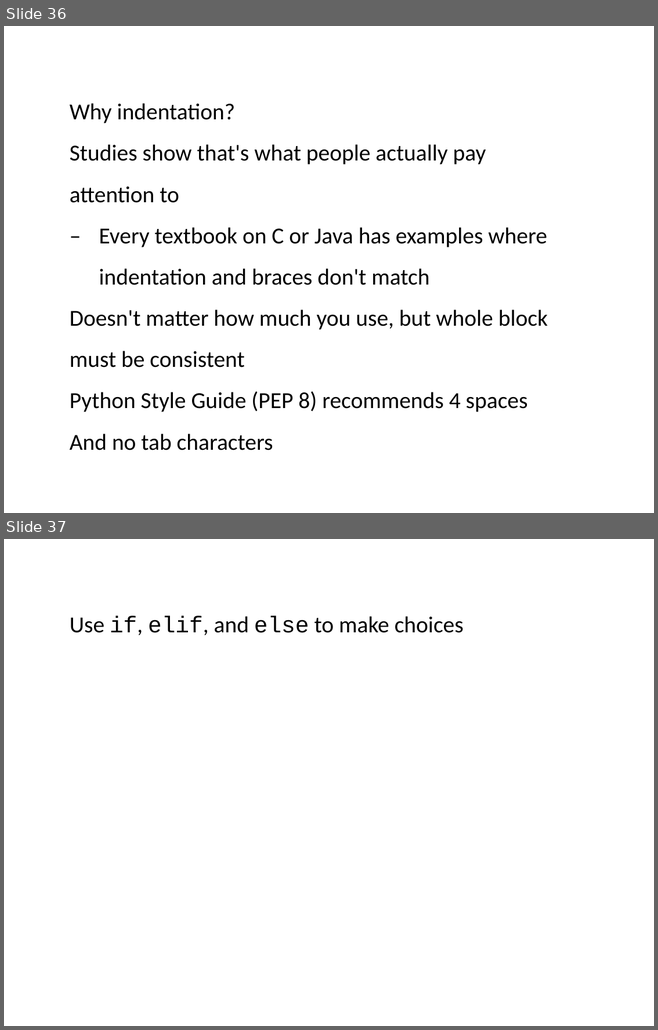
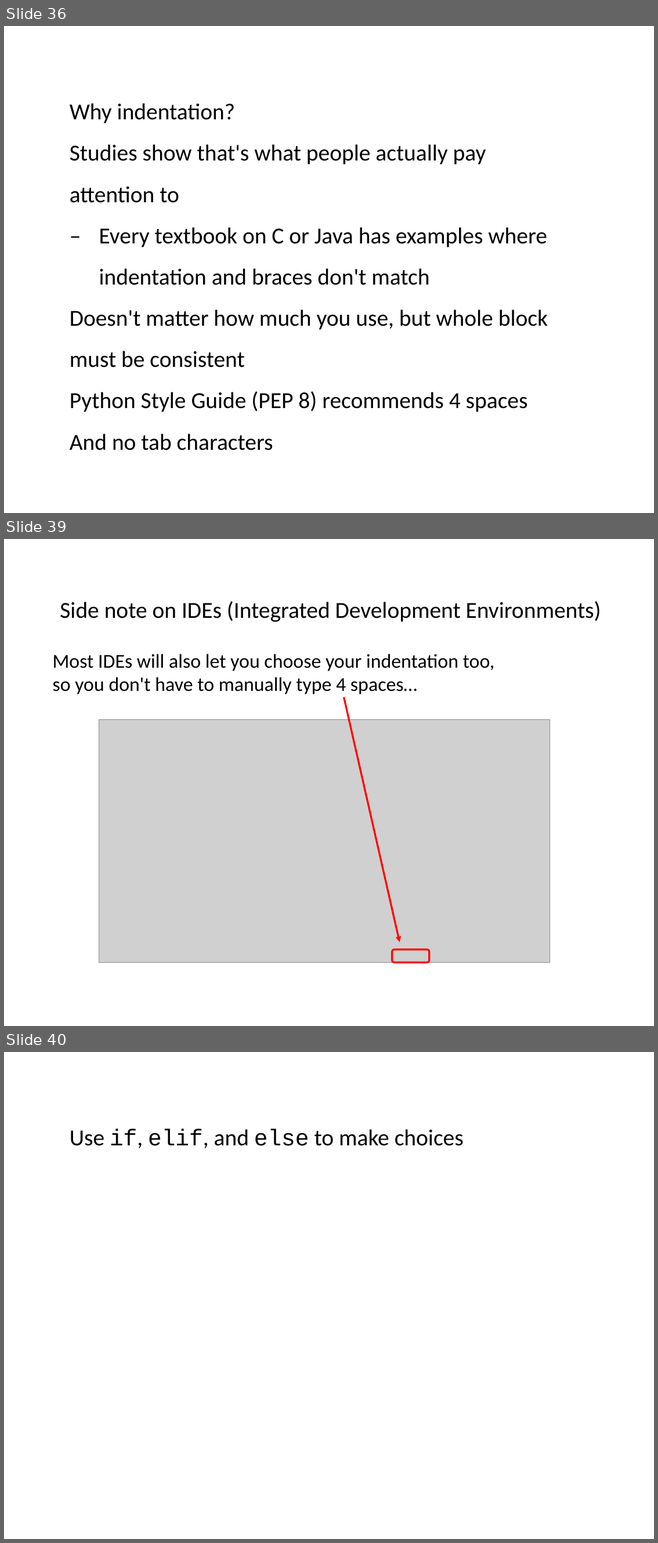
Before and after one commit to ncasuk/ncas-isc, a slide deck: python/presentations/learning_python/05_flow.pptx. Shown one above the other, each under a label of ours: slides 36 and 37 before the commit, slides 36, 39 and 40 after it; the slides between them are not shown. The pictures are 658x1030 and 658x1543 pixels, drawn with LibreOffice and Linux fonts; fonts in the diff are those of the drawing; grey boxes stand for pictures; background and template pictures are left out. Boxes give left, top, right and bottom in pixels: in the first picture for what was removed or moved away, otherwise in the second. Text is boxed around its words. In the diff, an @@ line names an element or a change of style, - is before the commit and + after.

Commit message:
Added mention of pass, continue and break in learning_python flow presentations as well as mentioning that IDEs support auto 4 space indentation

```diff
--- a/python/presentations/learning_python/05_flow.pptx
+++ b/python/presentations/learning_python/05_flow.pptx
@@ slide 39 added at <box>4,539,654,1026</box>, background picture (left out) @@
@@ text added at <box>60,601,601,622</box>, 28 pt, text #000000 @@
+Side note on IDEs (Integrated Development Environments)
@@ text added at <box>53,654,495,694</box>, 24 pt, text #000000 @@
+Most IDEs will also let you choose your indentation too,
+so you don't have to manually type 4 spaces…
@@ arrow added from (343, 697) to (400, 942), #FF0000 2.25 pt @@
@@ picture added at <box>99,719,550,962</box> @@
@@ rounded rectangle added at <box>392,950,429,963</box>, outline #FF0000 2.25 pt @@
@@ what was slide 37 is now slide 40 @@
```
Also in this commit, not shown: 1 slide changed, 7 other slides added, 4 slides removed, 1 other file.
